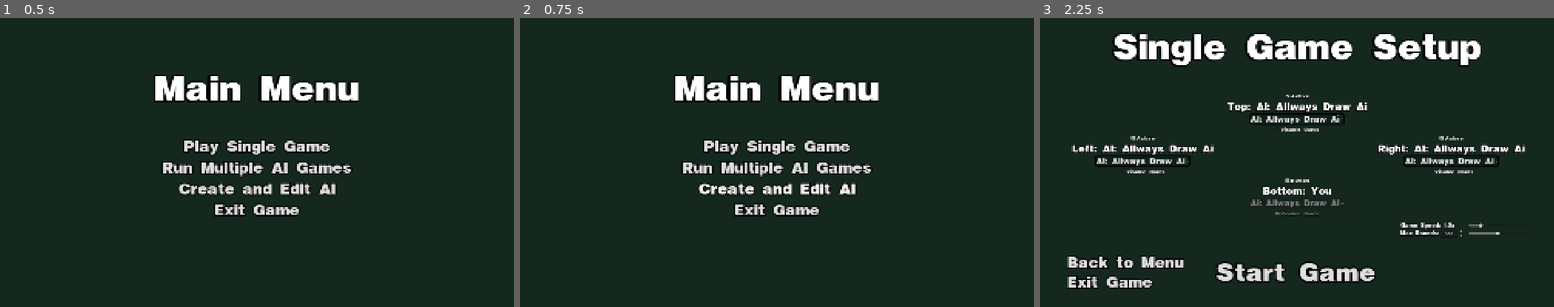
Above: before the commit, frames 1-3 (left to right).
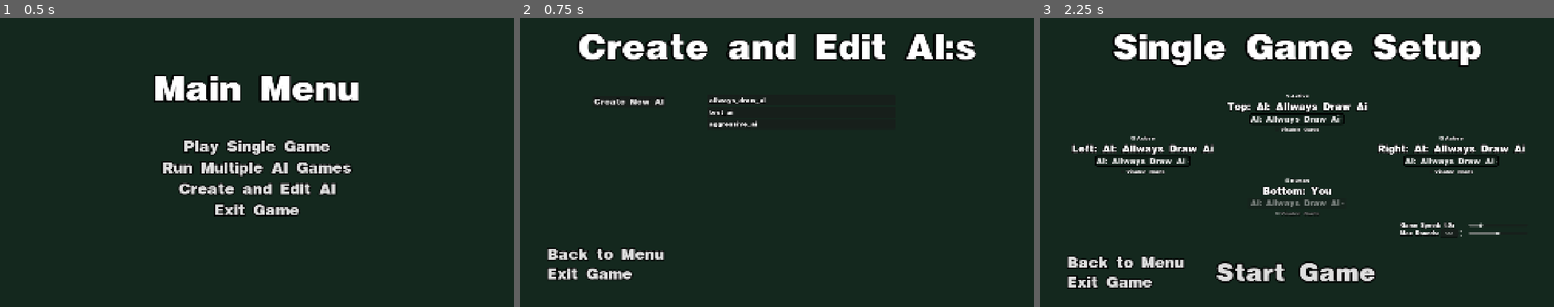
Above: after the commit, the same moments.

Repository: JontePonte/UNO-utlimate-ai-simulator
Game: Godot game, scene res://menus/MainMenu.tscn
Two runs of this game, one before a commit and one after it. Both use one fixed random seed, a clock stepped at 60 frames per second and the inputs below.
Inputs (mouse positions are in pixels of both pictures, inside the frame that each line leads up to):
- Up to frame 1 (0.5 s): no input
- Up to frame 2 (0.75 s): click "Create and Edit AI" at 0.5 s
- Up to frame 3 (2.25 s): click (1127, 254) at 1.25 s, where only the run after the commit has a clickable "Back to Menu"; click "Play Single Game" at 2 s

Frame 1 is identical in both runs. In frame 2, 12% of the frame differs, in the area x 5-89%, y 5-91%; in frame 3, nothing differs.

Commit message:
connected main menu to the right scene with the right name

Diff:
--- a/uno-ultimate-ai-simulator/menus/CreatAndEditAI.tscn
+++ b/uno-ultimate-ai-simulator/menus/CreateAndEditAI.tscn
@@ -1,11 +1,11 @@
 [gd_scene format=3 uid="uid://c1mkdkiiydmwl"]
 
-[ext_resource type="Script" uid="uid://d2ovrpajj2brc" path="res://menus/creat_and_edit_ai.gd" id="1_rh4an"]
-[ext_resource type="PackedScene" uid="uid://ddb185iuqanmp" path="res://menus/AIListItem.tscn" id="2_2d3l6"]
-[ext_resource type="FontFile" uid="uid://j5lavwxruma1" path="res://ui/fonts/Helvetica Bold.ttf" id="2_68r7n"]
+[ext_resource type="Script" uid="uid://d2ovrpajj2brc" path="res://menus/create_and_edit_ai.gd" id="1_cak1p"]
+[ext_resource type="PackedScene" uid="uid://ddb185iuqanmp" path="res://menus/AIListItem.tscn" id="2_34lbw"]
+[ext_resource type="FontFile" uid="uid://j5lavwxruma1" path="res://ui/fonts/Helvetica Bold.ttf" id="3_5yo0l"]
 
 [sub_resource type="LabelSettings" id="LabelSettings_ouq10"]
-font = ExtResource("2_68r7n")
+font = ExtResource("3_5yo0l")
 font_size = 140
 outline_size = 13
 outline_color = Color(0, 0, 0, 1)
@@ -20,8 +20,8 @@
 anchor_bottom = 1.0
 grow_horizontal = 2
 grow_vertical = 2
-script = ExtResource("1_rh4an")
-ai_list_item_scene = ExtResource("2_2d3l6")
+script = ExtResource("1_cak1p")
+ai_list_item_scene = ExtResource("2_34lbw")
 
 [node name="Background" type="ColorRect" parent="." unique_id=1416727137]
 layout_mode = 1
--- a/uno-ultimate-ai-simulator/menus/main_menu.gd
+++ b/uno-ultimate-ai-simulator/menus/main_menu.gd
@@ -19,7 +19,7 @@
 	get_tree().change_scene_to_file("res://menus/MultipleGames.tscn")
 
 func _on_create_new_ai_button_pressed():
-	pass
+	get_tree().change_scene_to_file("res://menus/CreateAndEditAI.tscn")
 
 func _exit_game_button_pressed():
 	get_tree().quit()
Not shown: 3 places in uno-ultimate-ai-simulator/menus/CreateAndEditAI.tscn that only renumber resources
Renamed: uno-ultimate-ai-simulator/menus/creat_and_edit_ai.gd -> uno-ultimate-ai-simulator/menus/create_and_edit_ai.gd
Renamed: uno-ultimate-ai-simulator/menus/creat_and_edit_ai.gd.uid -> uno-ultimate-ai-simulator/menus/create_and_edit_ai.gd.uid
